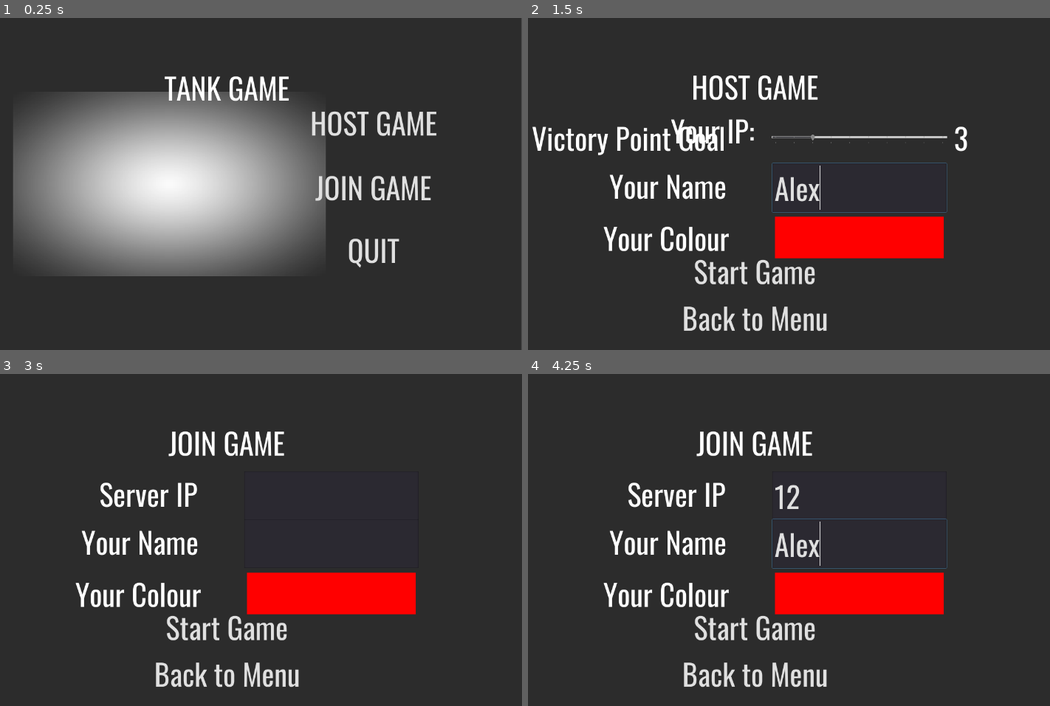
Above: before the commit, frames 1-4 (two rows, left to right).
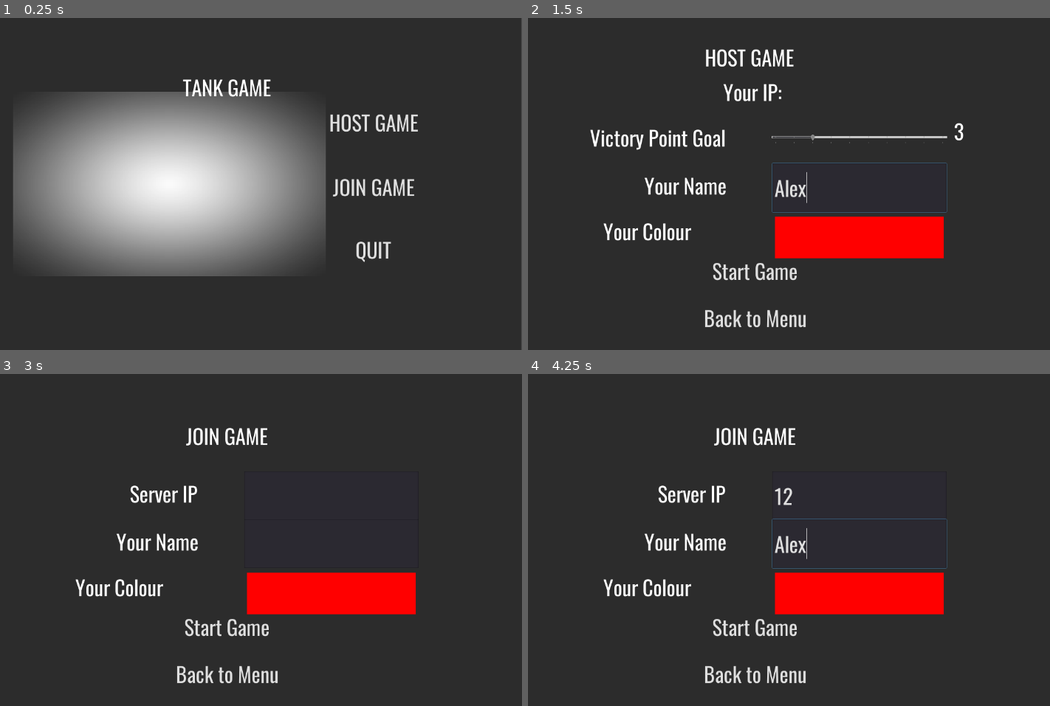
Above: after the commit, the same moments.

Repository: Joe676/Largely-Untitled-Tank-Game
Game: Godot game, scene res://UI/MainMenu.tscn
The game is run twice, just before and just after one commit, with the same random seed, the same clock (stepped at 60 frames per second) and the same inputs.
Inputs (mouse positions are in pixels of both pictures, inside the frame that each line leads up to):
- Up to frame 1 (0.25 s): no input
- Up to frame 2 (1.5 s): click "HOST GAME" at 0.5 s; click (856, 187) at 1.27 s; type "Alex" at 1.35 s
- Up to frame 3 (3 s): click "Back to Menu" at 2 s; click "JOIN GAME" at 2.75 s
- Up to frame 4 (4.25 s): click (856, 496) at 3.52 s; type "12" at 3.6 s; click (856, 543) at 3.75 s; type "Alex" at 3.83 s

The runs differ from the first frame. In frame 1, 3.2% of the frame differs, in the area x 31-84%, y 17-76%; in frame 2, 7.0%, in the area x 0-85%, y 9-95%; in frame 3, 5.1%; in frame 4, 5.7%.

Commit message:
Lobby working + randomized spawn points
Still needs error handling

Diff:
--- a/Godot Files/Levels/Level.gd
+++ b/Godot Files/Levels/Level.gd
@@ -1,6 +1,20 @@
 extends Spatial
 
+onready var spawn_points = [
+	$SpawnPoints/Point1,
+	$SpawnPoints/Point2,
+	$SpawnPoints/Point3,
+	$SpawnPoints/Point4,
+	$SpawnPoints/Point5,
+	$SpawnPoints/Point6,
+]
+
 const camera_target_displaycement = Vector3(0, 20, -40)
+
+func _ready():
+	randomize()
+	spawn_points.shuffle()
+	Global.move_players_to_spawnpoints(spawn_points)
 
 func _physics_process(_delta):
 	hook_camera_to_player()
--- a/Godot Files/Levels/LevelProto.tscn
+++ b/Godot Files/Levels/LevelProto.tscn
@@ -172,3 +172,23 @@
 mesh = SubResource( 4 )
 
 [node name="CameraTarget" type="Spatial" parent="."]
+
+[node name="SpawnPoints" type="Node" parent="."]
+
+[node name="Point1" type="Spatial" parent="SpawnPoints"]
+transform = Transform( -0.915269, 0, 0.402843, 0, 1, 0, -0.402843, 0, -0.915269, -72.1292, 0, 66.9247 )
+
+[node name="Point2" type="Spatial" parent="SpawnPoints"]
+transform = Transform( 1, 0, 0, 0, 1, 0, 0, 0, 1, -61.7316, 7.62939e-06, -41.5609 )
+
+[node name="Point3" type="Spatial" parent="SpawnPoints"]
+transform = Transform( 1, 0, 0, 0, 1, 0, 0, 0, 1, 13.2488, 0, 67.7329 )
+
+[node name="Point4" type="Spatial" parent="SpawnPoints"]
+transform = Transform( 1, 0, 0, 0, 1, 0, 0, 0, 1, 67.9356, 7.62939e-06, -17.9724 )
+
+[node name="Point5" type="Spatial" parent="SpawnPoints"]
+transform = Transform( 1, 0, 0, 0, 1, 0, 0, 0, 1, 3.31102, 0, -54.561 )
+
+[node name="Point6" type="Spatial" parent="SpawnPoints"]
+transform = Transform( 1, 0, 0, 0, 1, 0, 0, 0, 1, 73.4872, -1.52588e-05, 40.714 )
--- a/Godot Files/Player/TankProto.gd
+++ b/Godot Files/Player/TankProto.gd
@@ -99,7 +99,9 @@
 	# print("Player ", name, "is ready for the round")
 
 func _physics_process(delta):
-	if is_network_master(): # only steer this player's object
+	if not can_move():
+		return
+	if is_network_master() : # only steer this player's object
 		velocity = Vector3()
 		angular_velocity = 0
 
@@ -274,3 +276,9 @@
 func _player_connected(id):
 	rset_id(id, "puppet_player_name", player_name)
 	rset_id(id, "puppet_player_colour", player_colour)
+
+func can_move():
+	return GameState.state == GameState.State.IN_GAME
+
+func is_player():
+	pass
--- a/Godot Files/Resources/Fonts/BaseFont.tres
+++ b/Godot Files/Resources/Fonts/BaseFont.tres
@@ -3,7 +3,7 @@
 [ext_resource path="res://Resources/Fonts/Oswald-VariableFont_wght.ttf" type="DynamicFontData" id=1]
 
 [resource]
-size = 64
+size = 45
 use_mipmaps = true
 use_filter = true
 font_data = ExtResource( 1 )
--- /dev/null
+++ b/Godot Files/Resources/GlobalScripts/GameState.gd
@@ -0,0 +1,39 @@
+extends Node
+
+signal player_registered
+
+onready var number_of_players: int = 1
+
+onready var players_info: Dictionary = {}
+
+onready var my_info: Dictionary = {name = "", colour = Color(1, 0, 0, 1), vp = 0}
+
+enum State {IN_LOBBY, IN_GAME, GAME_STOPPED}
+
+onready var state = State.IN_LOBBY
+
+func _ready():
+	get_tree().connect("network_peer_connected", self, "_player_connected")
+	pass
+
+func _player_connected(id):
+	number_of_players += 1
+	rpc_id(id, "register_player", my_info)
+
+remote func register_player(info):
+	var id = get_tree().get_rpc_sender_id()
+
+	players_info[id] = info
+	emit_signal("player_registered")
+
+func start_game():
+	get_tree().get_network_peer().refuse_new_connections = true
+	state = State.IN_GAME
+	for peer in get_tree().get_network_connected_peers():
+		print("peer: ", peer)
+	rpc("remote_start_game")
+	get_tree().change_scene("res://Levels/LevelProto.tscn")
+
+remote func remote_start_game():
+	state = State.IN_GAME
+	get_tree().change_scene("res://Levels/LevelProto.tscn")
--- a/Godot Files/Resources/GlobalScripts/Global.gd
+++ b/Godot Files/Resources/GlobalScripts/Global.gd
@@ -37,3 +37,18 @@
 	node.name = node_name
 	Network.networked_object_name_index += 1
 	return node_name
+
+func move_players_to_spawnpoints(spawn_points):
+	var players = PersistentNodes.get_children()
+	var player_idx = 0
+	for point in spawn_points:
+		if player_idx >= players.size():
+			return
+		var player = players[player_idx]
+		while not player.has_method("is_player"):
+			player_idx += 1
+			if player_idx >= players.size():
+				return
+			player = players[player_idx]
+		player.global_transform = point.global_transform
+		player_idx += 1
--- a/Godot Files/Resources/GlobalScripts/Network.gd
+++ b/Godot Files/Resources/GlobalScripts/Network.gd
@@ -44,6 +44,7 @@
 	print("Player has connected: " + str(id))
 	Global.instance_player(id)
 
+
 func _player_disconnected(id: int):
 	print("Player has disconnected: " + str(id))
 	#Deal with disconneting
--- a/Godot Files/UI/HostMenu.gd
+++ b/Godot Files/UI/HostMenu.gd
@@ -18,13 +18,17 @@
 	if player_name == null or player_name == "":
 		no_name_popup.popup_centered()
 		return
+	player_name += " (host)"
 	Network.create_server()
 	Global.my_player_data["player_name"] = player_name
+	GameState.my_info["name"] = player_name
 	Global.my_player_data["player_colour"] = colour_picker.color
+	GameState.my_info["colour"] = colour_picker.color
 	Global.instance_player(get_tree().get_network_unique_id())
 	Global.vp_goal = int(vp_label.text)
 
-	get_tree().change_scene("res://Levels/LevelProto.tscn")
+	# get_tree().change_scene("res://Levels/LevelProto.tscn")
+	get_tree().change_scene("res://UI/Lobby.tscn")
 	#TODO: switch to lobby
 
 
--- a/Godot Files/UI/HostMenu.tscn
+++ b/Godot Files/UI/HostMenu.tscn
@@ -23,7 +23,10 @@
 [node name="Title" type="Label" parent="."]
 anchor_left = 0.5
 anchor_right = 0.5
-margin_top = 100.0
+margin_left = -108.0
+margin_top = 51.0
+margin_right = 108.0
+margin_bottom = 126.0
 grow_horizontal = 2
 theme = ExtResource( 1 )
 text = "HOST GAME"
@@ -31,10 +34,8 @@
 [node name="IPLbl" type="Label" parent="."]
 anchor_left = 0.5
 anchor_right = 0.5
-margin_left = -182.0
-margin_top = 195.0
-margin_right = 183.0
-margin_bottom = 291.0
+margin_top = 126.0
+margin_bottom = 222.0
 grow_horizontal = 2
 theme = ExtResource( 1 )
 text = "Your IP: 0.0.0.0"
--- a/Godot Files/UI/JoinMenu.gd
+++ b/Godot Files/UI/JoinMenu.gd
@@ -17,10 +17,13 @@
 		return
 	# Network.ip_address = ip
 	Global.my_player_data["player_name"] = player_name
+	GameState.my_info["name"] = player_name
 	Global.my_player_data["player_colour"] = colour_picker.color
+	GameState.my_info["colour"] = colour_picker.color
 	var was_created = Network.join_server(ip)
 	if not was_created:
 		wrong_ip_popup.popup_centered()
 		return
 
-	get_tree().change_scene("res://Levels/LevelProto.tscn")
+	# get_tree().change_scene("res://Levels/LevelProto.tscn")
+	get_tree().change_scene("res://UI/Lobby.tscn")
--- /dev/null
+++ b/Godot Files/UI/Lobby.gd
@@ -0,0 +1,60 @@
+extends Control
+
+onready var ip_label: Label = $ServerIP
+onready var wait_for_host_label: Label = $WaitForHostLabel
+onready var start_btn: Button = $StartBtn
+onready var n_of_players_label = $NumberOfPlayers
+
+onready var table: Tree = $Table
+
+func _ready():
+	GameState.connect("player_registered", self, "refresh_table")
+
+	ip_label.text = "Server IP: %s" % Network.ip_address
+	if not get_tree().is_network_server():
+		start_btn.visible = false
+		wait_for_host_label.visible = true
+	refresh_table()
+
+func set_up_table():
+	table.clear()
+	table.set_column_title(0, "Name")
+	table.set_column_title(1, "Colour")
+	# table.set_column_title(2, "id")
+	var root = table.create_item()
+	table.set_hide_root(true)
+
+	# if not get_tree().is_network_server(): # for the future
+	# 	table.columns = 4
+	# 	table.set_column_title(3, "Kick")
+
+	# var child1 = table.create_item(root)
+	# child1.set_text_align(0, 1)
+	# child1.set_text(0, "Jusk")
+	# child1.set_custom_bg_color(1, Color(1, 0, 0, .9))
+	# child1.set_text(2, "1")
+
+func add_player_to_table(player_info):
+	var player_row = table.create_item()
+	player_row.set_text_align(0, 1)
+	player_row.set_text(0, player_info["name"])
+	player_row.set_custom_bg_color(1, player_info["colour"])
+
+
+func refresh_table():
+	set_up_table()
+	add_player_to_table(GameState.my_info)
+	for player_info in GameState.players_info.values():
+		add_player_to_table(player_info)
+
+	n_of_players_label.text = str(GameState.number_of_players)
+	n_of_players_label.text += " Player connected" if GameState.number_of_players == 1 else " Players connected"
+
+
+func _on_BackBtn_pressed():
+	get_tree().set_network_peer(null)
+	get_tree().change_scene("res://UI/MainMenu.tscn")
+
+
+func _on_StartBtn_pressed():
+	GameState.start_game()
--- a/Godot Files/UI/Lobby.tscn
+++ b/Godot Files/UI/Lobby.tscn
@@ -1,10 +1,22 @@
-[gd_scene load_steps=2 format=2]
+[gd_scene load_steps=6 format=2]
 
 [ext_resource path="res://Resources/Themes/BaseTheme.tres" type="Theme" id=1]
+[ext_resource path="res://UI/Lobby.gd" type="Script" id=2]
+[ext_resource path="res://Resources/Fonts/Oswald-VariableFont_wght.ttf" type="DynamicFontData" id=3]
+
+[sub_resource type="DynamicFont" id=1]
+size = 32
+use_mipmaps = true
+use_filter = true
+font_data = ExtResource( 3 )
+
+[sub_resource type="StyleBoxFlat" id=2]
+bg_color = Color( 0.639216, 0.639216, 0.639216, 0.0352941 )
 
 [node name="Lobby" type="Control"]
 anchor_right = 1.0
 anchor_bottom = 1.0
+script = ExtResource( 2 )
 
 [node name="ColorRect" type="ColorRect" parent="."]
 anchor_right = 1.0
@@ -46,6 +58,7 @@
 text = "# players connected"
 
 [node name="VBoxContainer" type="VBoxContainer" parent="."]
+visible = false
 anchor_top = 0.5
 anchor_right = 1.0
 anchor_bottom = 0.5
@@ -85,3 +98,43 @@
 theme = ExtResource( 1 )
 text = "Start Game"
 flat = true
+
+[node name="WaitForHostLabel" type="Label" parent="."]
+visible = false
+anchor_left = 0.5
+anchor_top = 1.0
+anchor_right = 0.5
+anchor_bottom = 1.0
+margin_top = -223.0
+margin_bottom = -127.0
+grow_horizontal = 2
+theme = ExtResource( 1 )
+text = "Waiting for host to start the game..."
+
+[node name="ItemList" type="ItemList" parent="."]
+visible = false
+anchor_top = 0.5
+anchor_right = 1.0
+anchor_bottom = 0.5
+margin_top = -212.0
+margin_bottom = 249.0
+theme = ExtResource( 1 )
+custom_fonts/font = SubResource( 1 )
+custom_styles/bg = SubResource( 2 )
+items = [ "name", null, false, "id", null, false, "Item 2", null, false ]
+max_columns = 2
+same_column_width = true
+
+[node name="Table" type="Tree" parent="."]
+anchor_top = 0.5
+anchor_right = 1.0
+anchor_bottom = 0.5
+margin_top = -130.0
+margin_bottom = 123.0
+columns = 3
+column_titles_visible = true
+hide_folding = true
+hide_root = true
+
+[connection signal="pressed" from="BackBtn" to="." method="_on_BackBtn_pressed"]
+[connection signal="pressed" from="StartBtn" to="." method="_on_StartBtn_pressed"]
--- a/Godot Files/project.godot
+++ b/Godot Files/project.godot
@@ -28,6 +28,7 @@
 
 CommandsRepository="*res://Resources/CommandsRepository.gd"
 CardsRepository="*res://Objects/Cards/CardsRepository.gd"
+GameState="*res://Resources/GlobalScripts/GameState.gd"
 Network="*res://Resources/GlobalScripts/Network.gd"
 Global="*res://Resources/GlobalScripts/Global.gd"
 PersistentNodes="*res://Resources/GlobalScripts/PersistentNodes.tscn"
